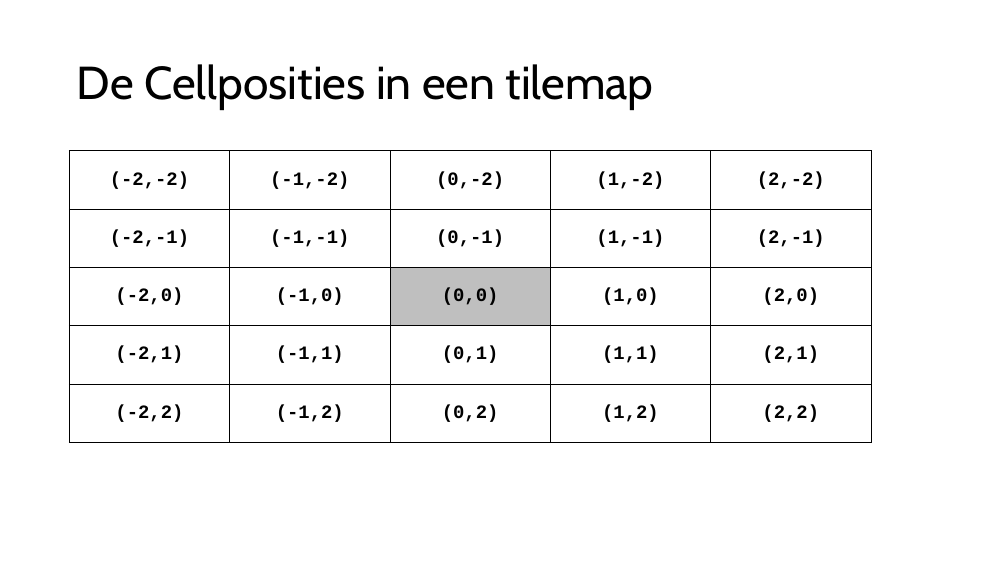
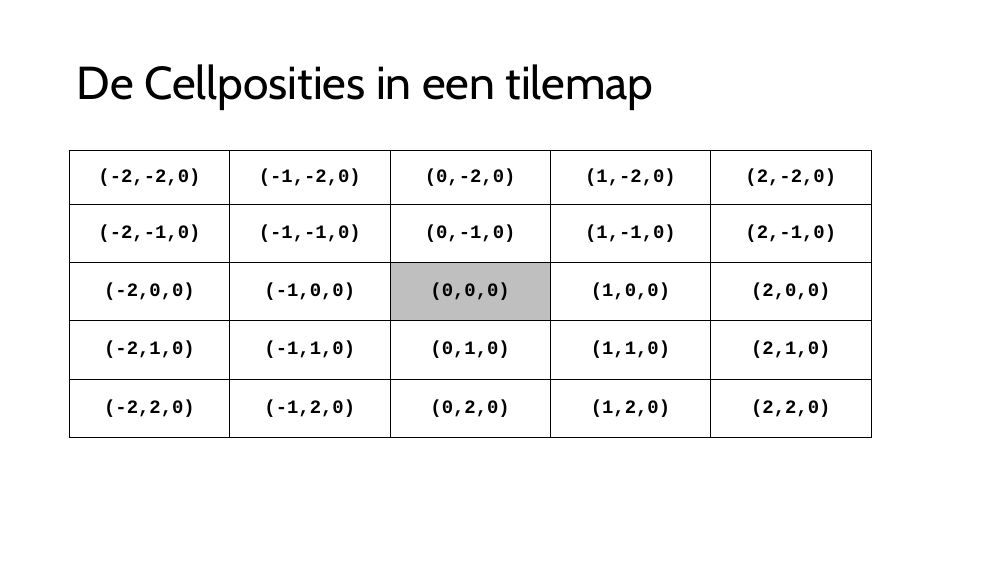
Before and after one commit to djsjollema/lessen-gamedevelopment, a slide deck: slide 7 of M4/GDV_2D_Gym/les2/gdv-2d-gym-les2.pptx (slide 6 before the commit). Drawn at 1008x567 pixels with LibreOffice and Linux fonts; fonts in the diff are those of the drawing. Boxes give left, top, right and bottom in pixels: in the first picture for what was removed or moved away, otherwise in the second. Text is boxed around its words. In the diff, an @@ line names an element or a change of style, - is before the commit and + after.

Commit message:
gd-m4-gym2-les2

```diff
--- a/M4/GDV_2D_Gym/les2/gdv-2d-gym-les2.pptx
+++ b/M4/GDV_2D_Gym/les2/gdv-2d-gym-les2.pptx
@@ table at box(70, 151, 871, 438) @@
-row 1: (-2,-2) | (-1,-2) | (0,-2) | (1,-2) | (2,-2)
+row 1: (-2,-2,0) | (-1,-2,0) | (0,-2,0) | (1,-2,0) | (2,-2,0)
-row 2: (-2,-1) | (-1,-1) | (0,-1) | (1,-1) | (2,-1)
+row 2: (-2,-1,0) | (-1,-1,0) | (0,-1,0) | (1,-1,0) | (2,-1,0)
-row 3: (-2,0) | (-1,0) | (0,0) | (1,0) | (2,0)
+row 3: (-2,0,0) | (-1,0,0) | (0,0,0) | (1,0,0) | (2,0,0)
-row 4: (-2,1) | (-1,1) | (0,1) | (1,1) | (2,1)
+row 4: (-2,1,0) | (-1,1,0) | (0,1,0) | (1,1,0) | (2,1,0)
-row 5: (-2,2) | (-1,2) | (0,2) | (1,2) | (2,2)
+row 5: (-2,2,0) | (-1,2,0) | (0,2,0) | (1,2,0) | (2,2,0)
```
